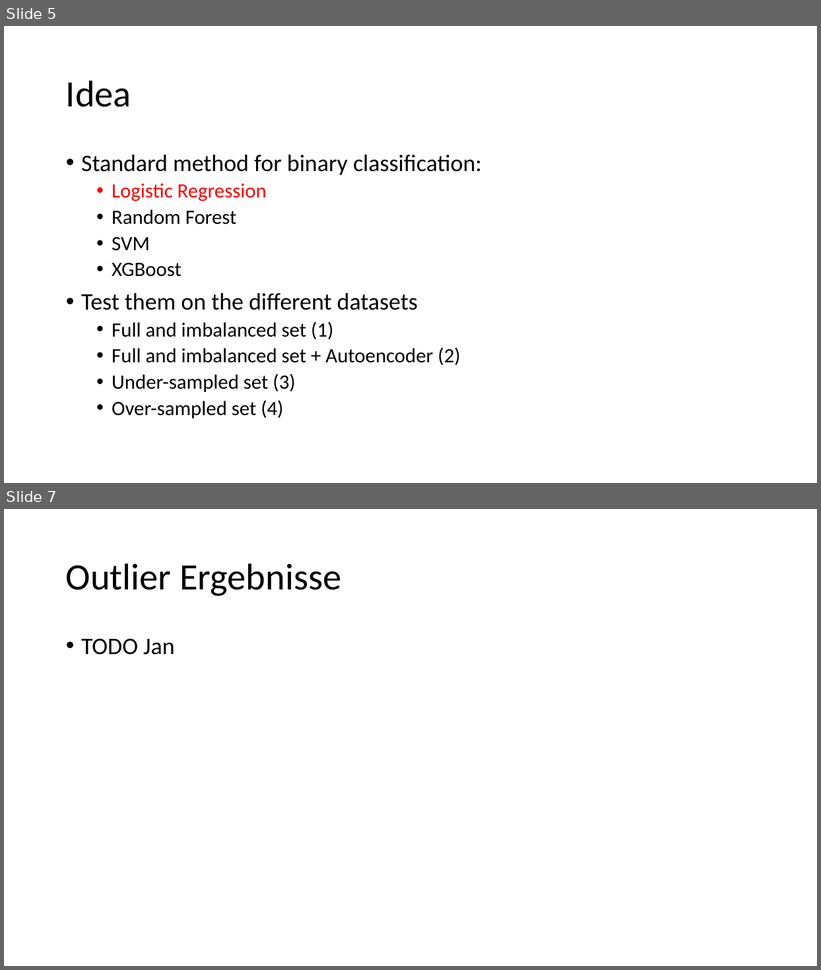
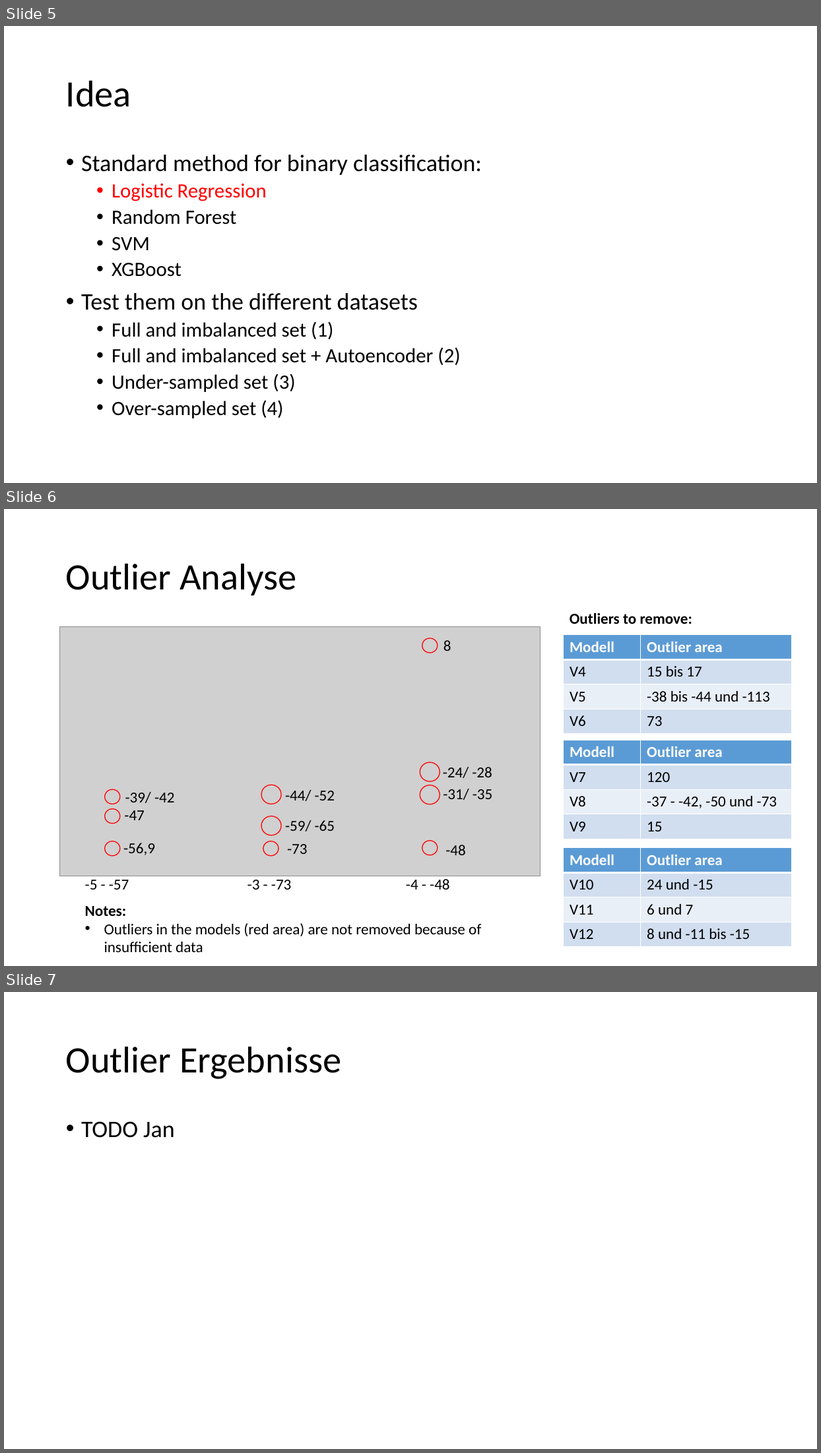
Before and after one commit to janedoesrepo/Autoencoder-ImbalancedCreditData, a slide deck: reports/presentation_draft_v1.pptx. Shown one above the other, each under a label of ours: slides 5 and 7 before the commit, slides 5, 6 and 7 after it; the slides between them are not shown. The pictures are 821x970 and 821x1453 pixels, drawn with LibreOffice and Linux fonts; fonts in the diff are those of the drawing; grey boxes stand for pictures. Boxes give left, top, right and bottom in pixels: in the first picture for what was removed or moved away, otherwise in the second. Text is boxed around its words. In the diff, an @@ line names an element or a change of style, - is before the commit and + after.

Commit message:
add outlier analyse

```diff
--- a/reports/presentation_draft_v1.pptx
+++ b/reports/presentation_draft_v1.pptx
@@ slide 6 added at (4,509,817,966), background #FFFFFF @@
@@ title added at (66,563,296,595), 44 pt, text #000000 @@
+Outlier Analyse
@@ picture added at (60,626,541,876) @@
@@ text added at (570,613,692,624), 18 pt, text #000000, bold @@
+Outliers to remove:
@@ ellipse added at (422,638,438,653), outline #FF0000 1 pt @@
@@ text added at (444,640,451,651), 18 pt, text #000000 @@
+8
@@ table added at (564,635,792,734), 4 rows, 2 columns @@
+Modell | Outlier area
+V4 | 15 bis 17
+V5 | -38 bis -44 und -113
+V6 | 73
@@ table added at (564,740,792,839), 4 rows, 2 columns @@
+Modell | Outlier area
+V7 | 120
+V8 | -37 - -42, -50 und -73
+V9 | 15
@@ ellipse added at (420,762,440,782), outline #FF0000 1 pt @@
@@ ellipse added at (261,786,282,804), outline #FF0000 1 pt @@
@@ ellipse added at (420,786,440,804), outline #FF0000 1 pt @@
@@ text added at (443,767,492,778), 18 pt, text #000000 @@
+-24/ -28
@@ ellipse added at (104,789,120,804), outline #FF0000 1 pt @@
@@ text added at (125,792,174,803), 18 pt, text #000000 @@
+-39/ -42
@@ text added at (285,790,335,801), 18 pt, text #000000 @@
+-44/ -52
@@ text added at (443,789,492,800), 18 pt, text #000000 @@
+-31/ -35
@@ ellipse added at (104,809,120,824), outline #FF0000 1 pt @@
@@ text added at (124,811,144,821), 18 pt, text #000000 @@
+-47
@@ ellipse added at (261,817,282,835), outline #FF0000 1 pt @@
@@ text added at (285,821,335,832), 18 pt, text #000000 @@
+-59/ -65
@@ ellipse added at (104,842,120,856), outline #FF0000 1 pt @@
@@ text added at (123,843,155,855), 18 pt, text #000000 @@
+-56,9
@@ ellipse added at (263,842,279,856), outline #FF0000 1 pt @@
@@ text added at (287,844,307,854), 18 pt, text #000000 @@
+-73
@@ ellipse added at (422,841,438,855), outline #FF0000 1 pt @@
@@ text added at (446,845,465,855), 18 pt, text #000000 @@
+-48
@@ table added at (564,848,792,947), 4 rows, 2 columns @@
+Modell | Outlier area
+V10 | 24 und -15
+V11 | 6 und 7
+V12 | 8 und -11 bis -15
@@ text added at (85,880,129,890), 18 pt, text #000000 @@
+-5 - -57
@@ text added at (248,880,291,890), 18 pt, text #000000 @@
+-3 - -73
@@ text added at (406,879,450,890), 18 pt, text #000000 @@
+-4 - -48
@@ text added at (85,906,481,953), 18 pt, text #000000 @@
+Notes:
+• Outliers in the models (red area) are not removed because of insufficient data
```
Also in this commit, not shown: 1 slide removed.
